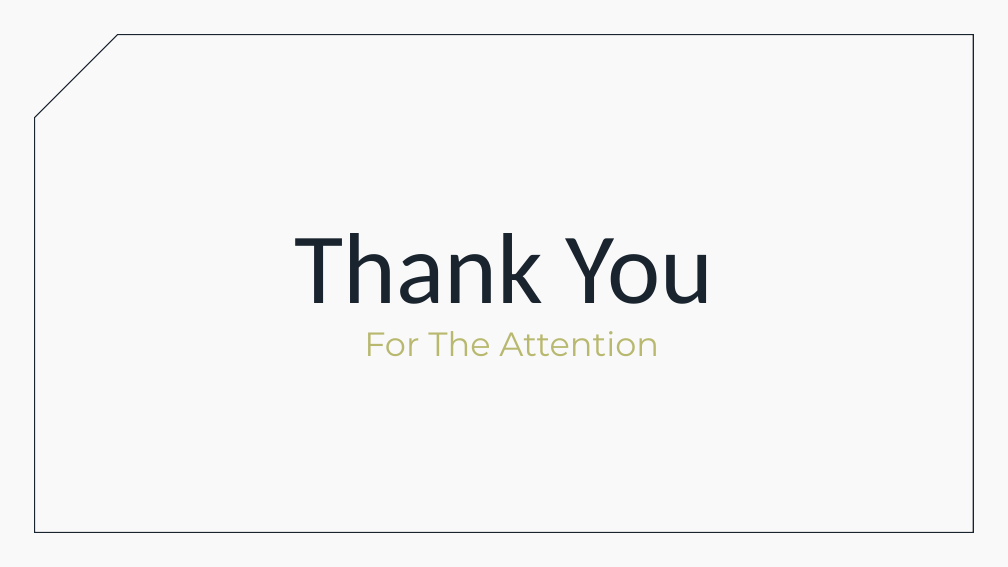
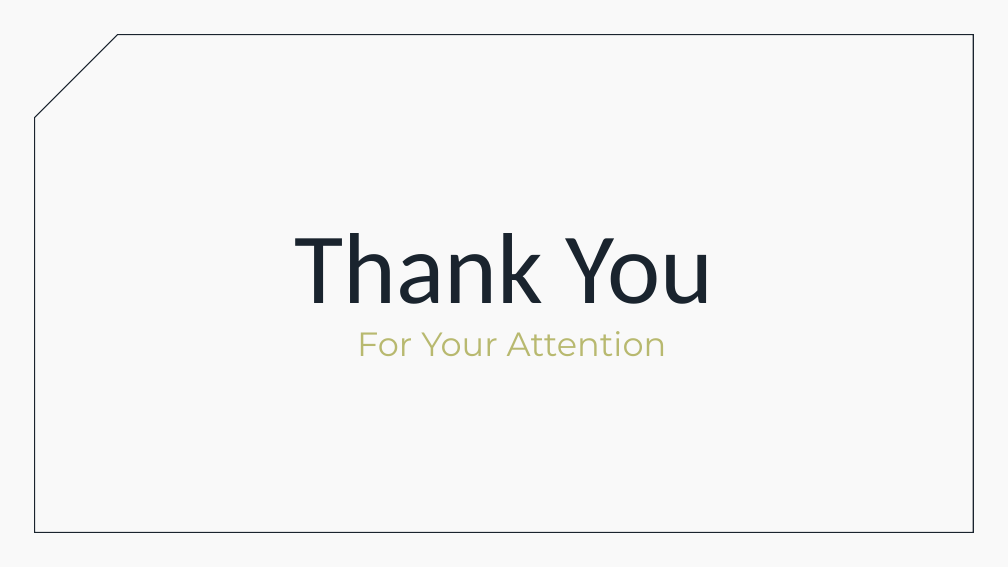
Before and after one commit to brodoluca/4th_Sem_Prototype, a slide deck: slide 14 of finalcolo.pptx. Drawn at 1008x567 pixels with LibreOffice and Linux fonts; fonts in the diff are those of the drawing. Boxes give left, top, right and bottom in pixels: in the first picture for what was removed or moved away, otherwise in the second. Text is boxed around its words. In the diff, an @@ line names an element or a change of style, - is before the commit and + after.

```diff
--- a/finalcolo.pptx
+++ b/finalcolo.pptx
@@ text at (357,331,667,356): text changed @@
-For The Attention
+For Your Attention
```
Also in this commit, not shown: 7 other slides changed.
